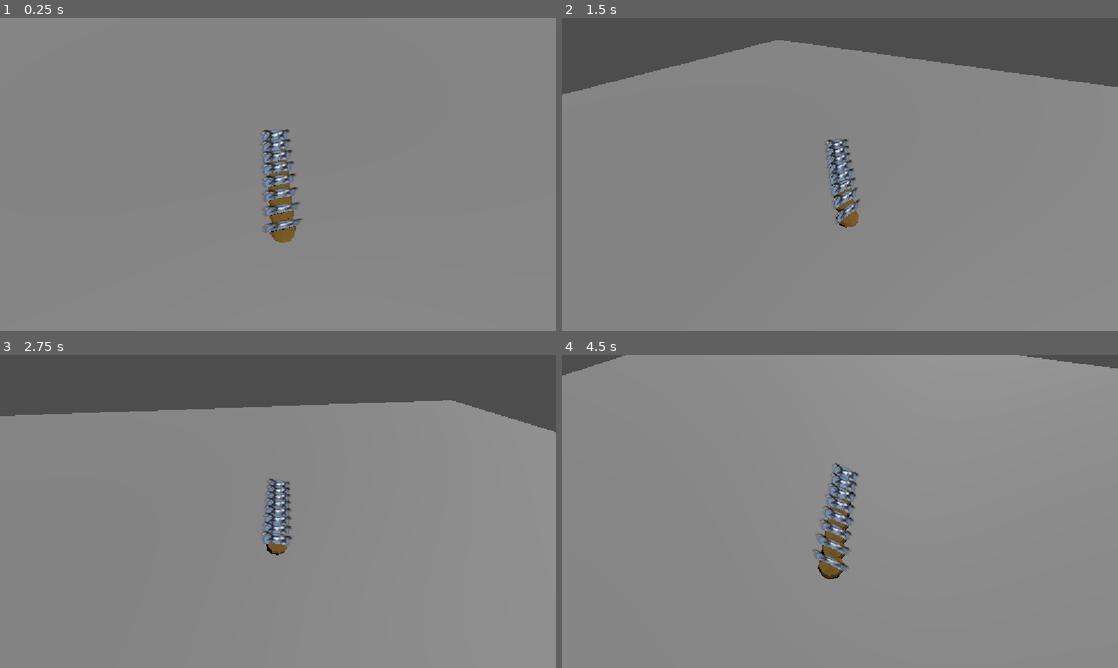
Above: before the commit, frames 1-4 (two rows, left to right).
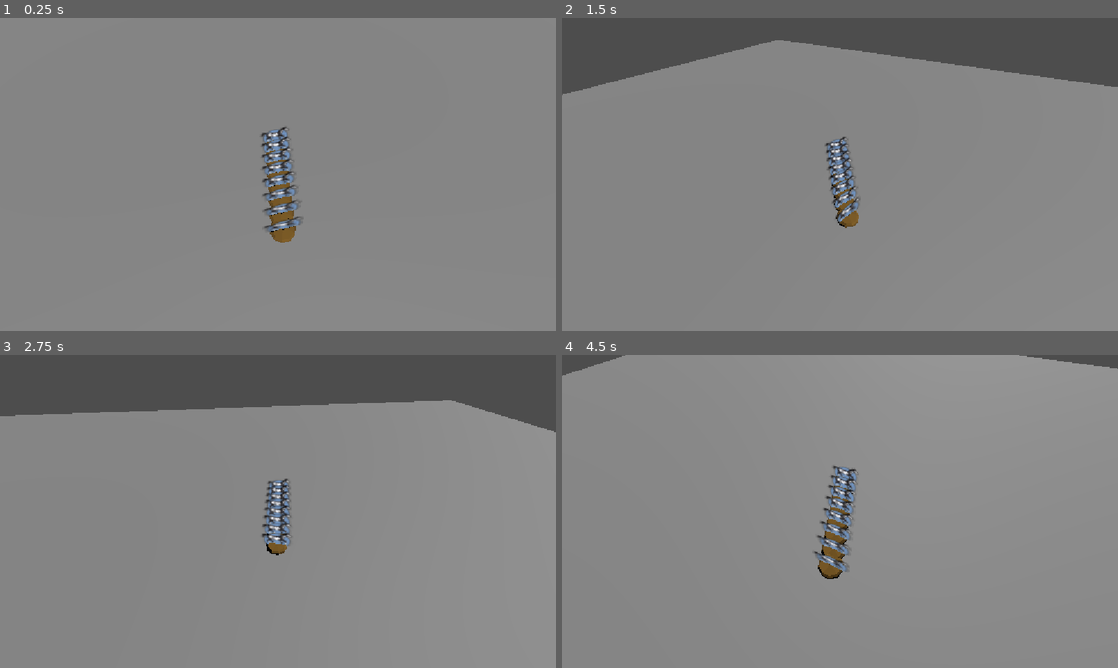
Above: after the commit, the same moments.

Repository: andremataassis/NoponyWins
Game: Godot game, scene res://Scenes/main_scene.tscn
Same seed, same stepped clock (60 frames per second), same inputs: the game is played once before the commit and once after it.
Inputs:
- Up to frame 1 (0.25 s): no input
- Up to frame 2 (1.5 s): no input
- Up to frame 3 (2.75 s): no input
- Up to frame 4 (4.5 s): no input

The runs differ from the first frame. In frame 1, 0.8% of the frame differs, in the area x 47-55%, y 34-69%; in frame 2, 0.6%; in frame 3, 0.6%; in frame 4, 0.8%.

Commit message:
Added Unicorn

Diff:
--- a/no-pony-wins/Scenes/default_horse.tscn
+++ b/no-pony-wins/Scenes/default_horse.tscn
@@ -11,7 +11,7 @@
 script = ExtResource("1_nsm0p")
 
 [node name="Horse" type="RigidBody3D" parent="." unique_id=1005567097]
-transform = Transform3D(-4.371139e-08, 0, 1, 0, 1, 0, -1, 0, -4.371139e-08, 0, 0, 0)
+transform = Transform3D(-4.371139e-08, 0, -1, 0, 1, 0, 1, 0, -4.371139e-08, 0, 0, 0)
 freeze = true
 
 [node name="CollisionShape3D" type="CollisionShape3D" parent="Horse" unique_id=1394241195]
Binary file added: no-pony-wins/Assets/Sprites/Unicorn.PNG
Not shown, added: no-pony-wins/Assets/Sprites/Unicorn.PNG.import
